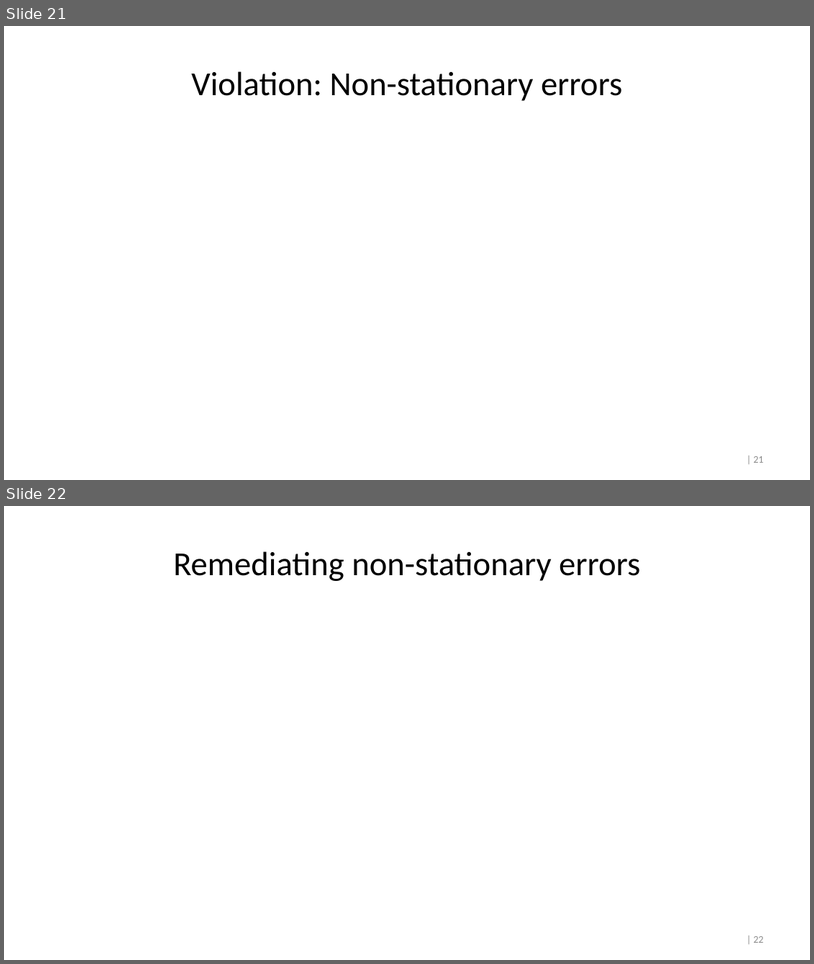
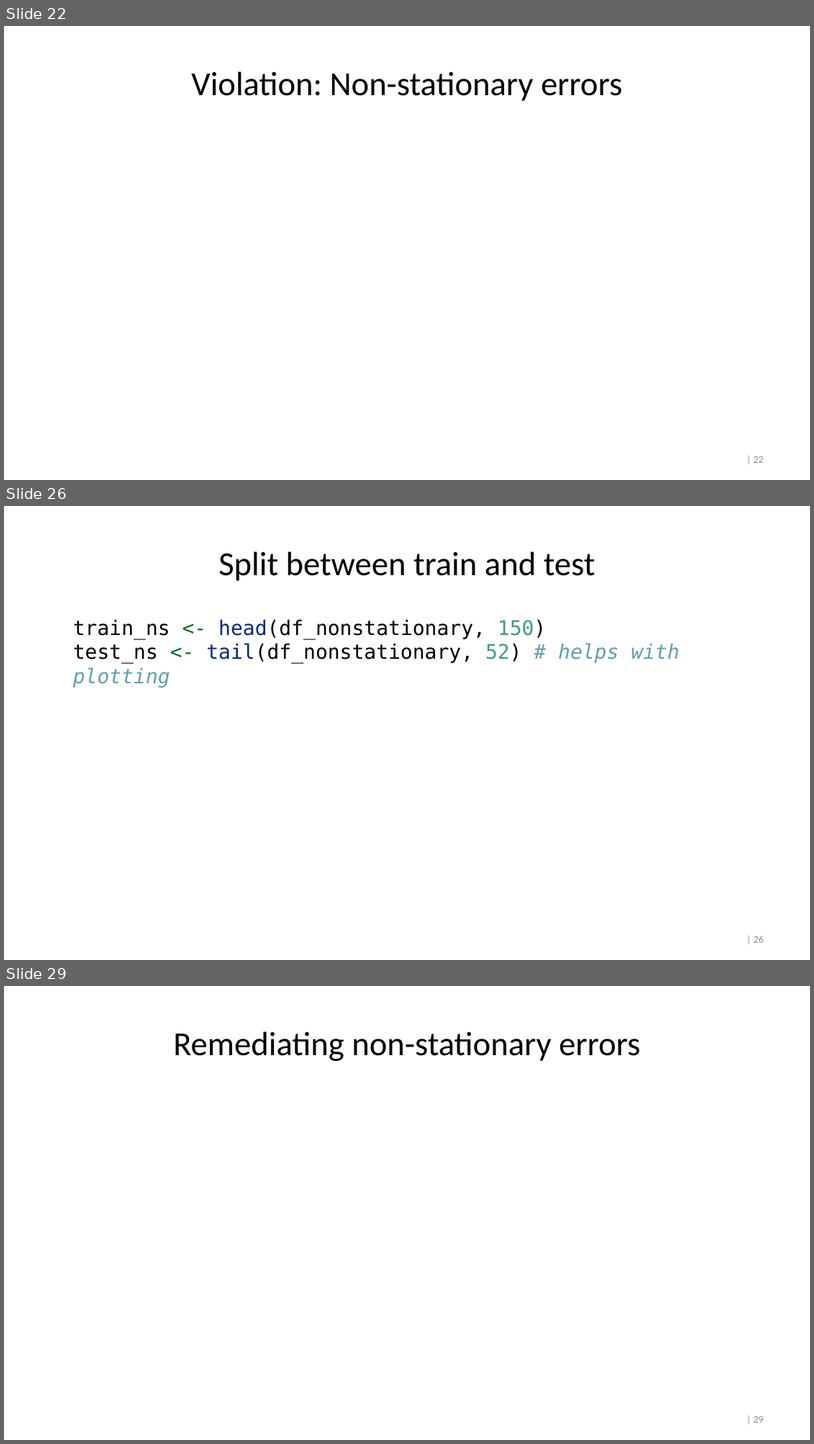
Before and after one commit to crossxwill/Northwestern_MSIA_2022, a slide deck: time_series_regression.pptx. Shown one above the other, each under a label of ours: slides 21 and 22 before the commit, slides 22, 26 and 29 after it; the slides between them are not shown. The pictures are 814x964 and 814x1444 pixels, drawn with LibreOffice and Linux fonts; fonts in the diff are those of the drawing. Boxes give left, top, right and bottom in pixels: in the first picture for what was removed or moved away, otherwise in the second. Text is boxed around its words. In the diff, an @@ line names an element or a change of style, - is before the commit and + after.

Commit message:
enhancements
added equation for test set RMSE. added slides for non-stationary time series.

```diff
--- a/time_series_regression.pptx
+++ b/time_series_regression.pptx
@@ slide 26 added at bbox=[4, 506, 810, 960], background #FFFFFF; not listed: 1 template element that a slide beside it also shows @@
@@ title added at bbox=[219, 551, 596, 581], 40 pt, text #000000 @@
+Split between train and test
@@ text added at bbox=[73, 619, 679, 687], 24 pt, text #000000 @@
+train_ns <- head(df_nonstationary, 150)
+test_ns <- tail(df_nonstationary, 52) # helps with plotting
@@ what was slide 21 is now slide 22 @@
@@ page number at bbox=[754, 456, 764, 462]: text changed @@
-| 21
+| 22
@@ what was slide 22 is now slide 29 @@
@@ page number at bbox=[754, 1416, 764, 1422]: text changed @@
-| 22
+| 29
```
Also in this commit, not shown: 2 slides changed, 6 other slides added, 1 other file.
